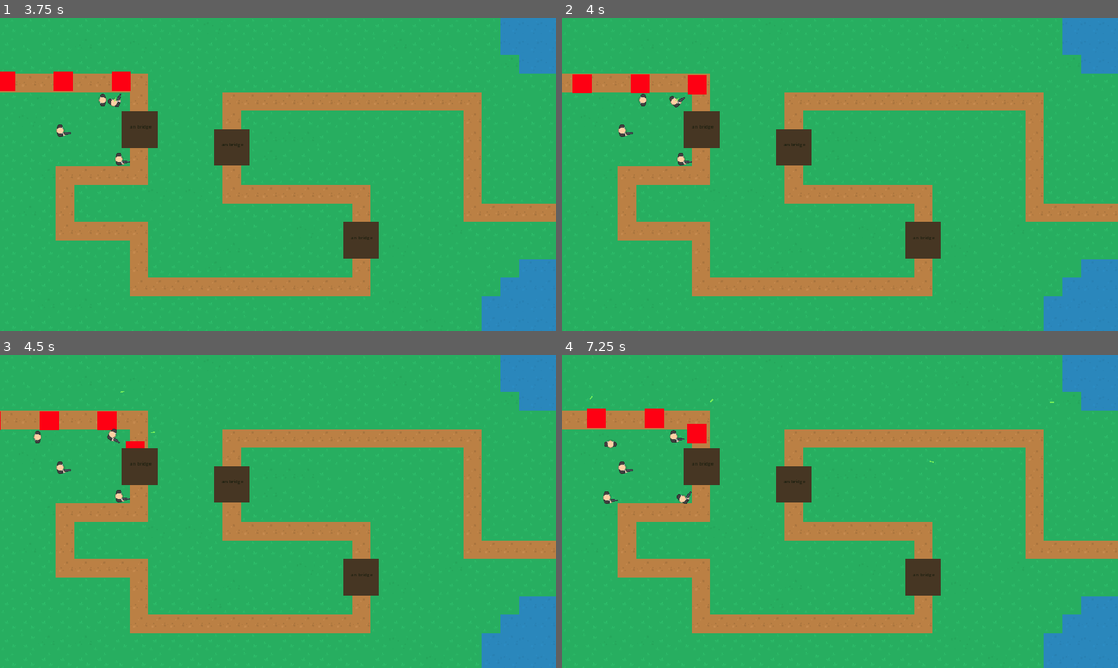
Above: before the commit, frames 1-4 (two rows, left to right).
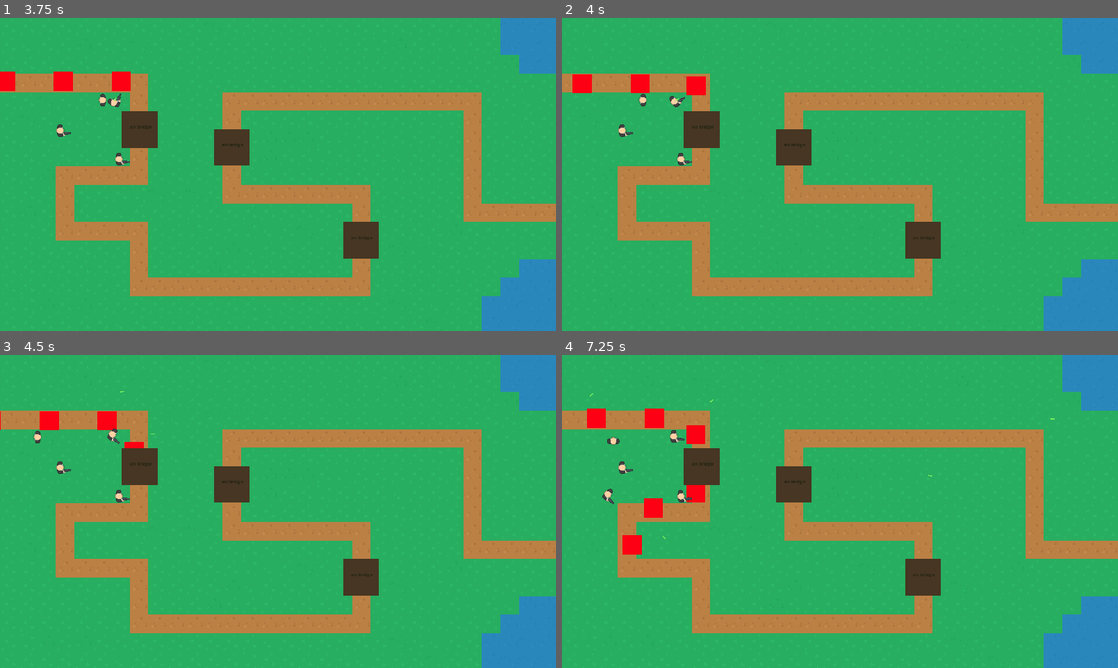
Above: after the commit, the same moments.

Repository: egreenfield323/CS390-group-prototype
Game: Godot game, scene res://Scenes/Levels/level_1.tscn
Two runs of this game, one before a commit and one after it. Both use one fixed random seed, a clock stepped at 60 frames per second and the inputs below.
Inputs (mouse positions are in pixels of both pictures, inside the frame that each line leads up to):
- Up to frame 1 (3.75 s): tap Enter at 0.5 s; move the mouse to (400, 158) at 0.52 s; hold D (move_right) 0.53-1.28 s; tap Space (clone) at 0.6, 1.25, 1.35, 2.1, 2.85, 3.6 s; move the mouse to (166, 190) at 1.27 s; hold S (move_down) 1.28-2.03 s; move the mouse to (333, 105) at 2.02 s; hold D (move_right) 2.03-2.78 s; move the mouse to (250, 237) at 2.77 s; hold W (move_up) 2.78-3.53 s; move the mouse to (444, 221) at 3.52 s; hold A (move_left) from 3.53 s (still down)
- Up to frame 2 (4 s): keep holding A (move_left)
- Up to frame 3 (4.5 s): keep holding A (move_left); move the mouse to (111, 464) at 4.27 s; tap Space (clone) at 4.35 s
- Up to frame 4 (7.25 s): move the mouse to (867, 511) at 5.02 s; release A (move_left) at 5.03 s; hold S (move_down) 5.03-5.78 s; tap Space (clone) at 5.1, 5.85, 6.6 s; move the mouse to (756, 433) at 5.77 s; hold D (move_right) 5.78-6.53 s; move the mouse to (962, 495) at 6.52 s; hold W (move_up) from 6.53 s (still down)

Frame 1 is identical in both runs. In frame 2, less than 0.1% of the frame differs, in the area x 19-26%, y 18-29%; in frame 3, less than 0.1%; in frame 4, 0.9%, in the area x 5-89%, y 12-64%.
Error after the commit: Invalid access to property or key 'dmg_amount' on a base object of type 'RigidBody2D (bullet.gd)'. (res://GameObjects/Enemy/enemy.gd:36)

Commit message:
refactor enemy script

Diff:
--- a/Project/group-prototype/GameObjects/Enemy/enemy.gd
+++ b/Project/group-prototype/GameObjects/Enemy/enemy.gd
@@ -1,5 +1,7 @@
 extends CharacterBody2D
-@export var speed= 120
+
+@export var speed = 120
+@export var health : int = 1
 @export var direction = Vector2.UP
 
 # Called when the node enters the scene tree for the first time.
@@ -9,7 +11,10 @@
 
 # Called every frame. 'delta' is the elapsed time since the previous frame.
 func _process(delta: float) -> void:
-	velocity = direction *speed
+	check_health()
+
+func _physics_process(delta: float) -> void:
+	velocity = direction * speed
 	move_and_slide()
 
 func moveUp():
@@ -25,8 +30,11 @@
 func getDirection():
 	return direction
 
-
 func _on_hitbox_body_entered(body: Node2D) -> void:
 	if body.name.match("Bullet"):
 		body.queue_free()
+		health -= body.dmg_amount
+
+func check_health():
+	if health == 0:
 		self.queue_free()
